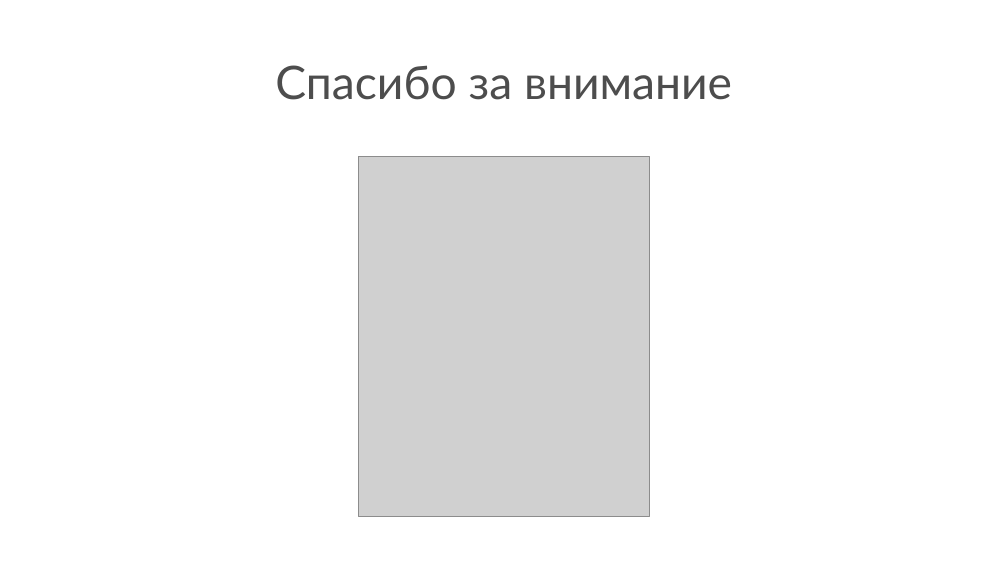
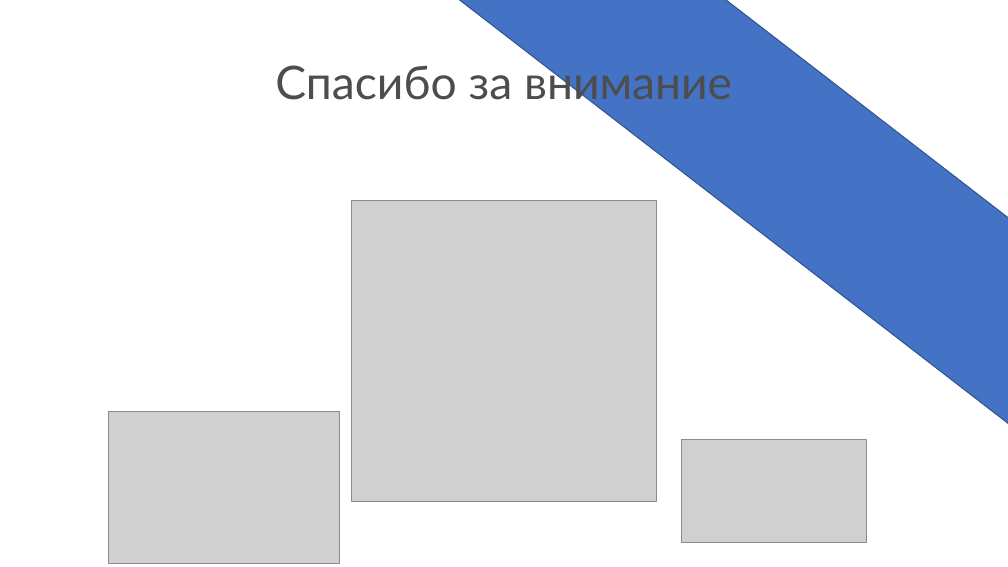
Before and after one commit to IndesFormao/Hackaton_2026_KK, a slide deck: slide 13 of Hakaton_KK.pptx. Drawn at 1008x567 pixels with LibreOffice and Linux fonts; fonts in the diff are those of the drawing; grey boxes stand for pictures. Boxes give left, top, right and bottom in pixels: in the first picture for what was removed or moved away, otherwise in the second. Text is boxed around its words. In the diff, an @@ line names an element or a change of style, - is before the commit and + after.

```diff
--- a/Hakaton_KK.pptx
+++ b/Hakaton_KK.pptx
@@ rectangle added at (x1=358, y1=0, x2=1008, y2=487), fill #4472C4, outline #325491 1 pt @@
@@ picture resized from (x1=358, y1=157, x2=650, y2=516) to (x1=352, y1=200, x2=656, y2=501) @@
@@ picture added at (x1=109, y1=411, x2=340, y2=563) @@
@@ picture added at (x1=681, y1=440, x2=867, y2=543) @@
```
Also in this commit, not shown: 11 other slides changed, 1 other file.
